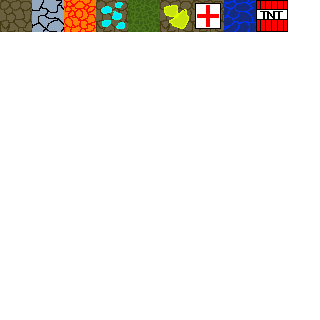
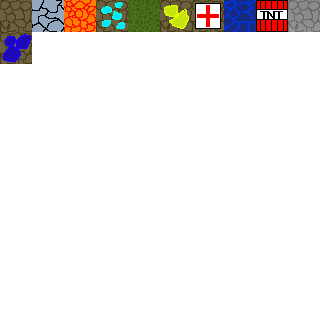
Revision of a layered 320 x 320 image; what changed, layer by layer:
added layer "Layer 6" above "Layer 7" over [288, 0, 320, 32]
added layer "Layer 7" above "Dirt" over [0, 32, 32, 64]
